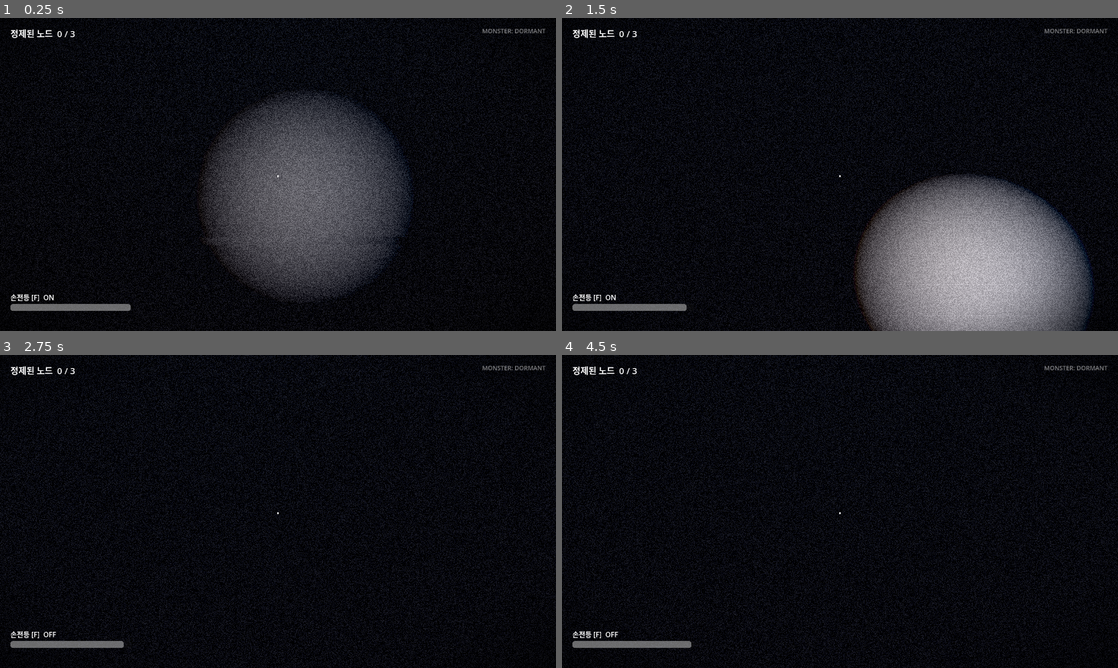
Above: before the commit, frames 1-4 (two rows, left to right).
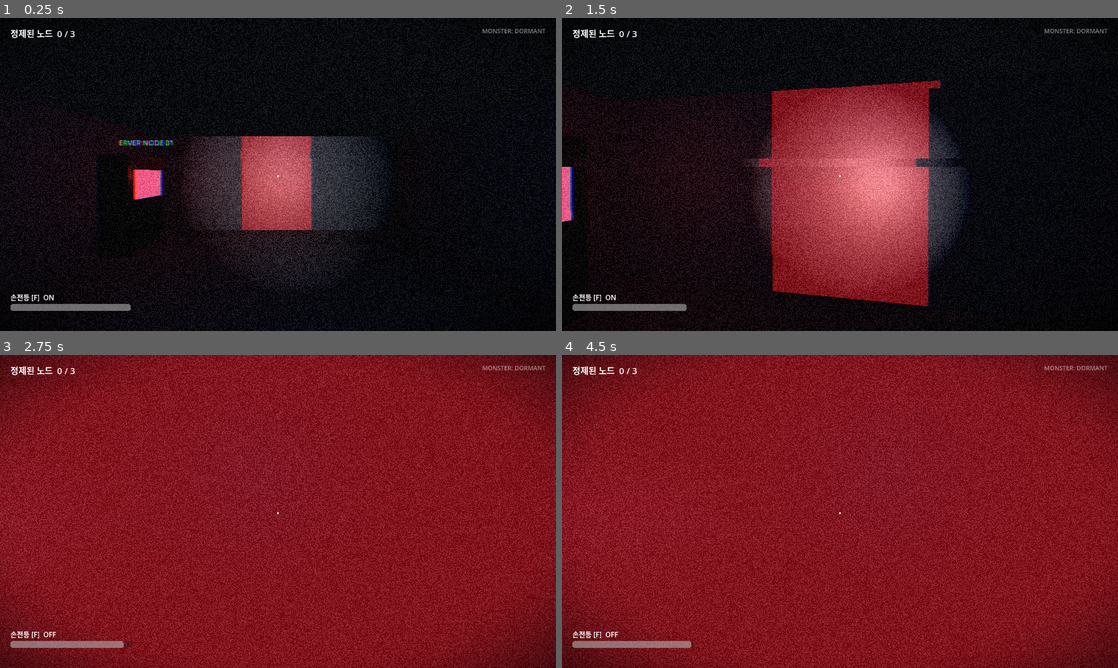
Above: after the commit, the same moments.

Repository: jhyeun1020/opensource-team6-datanoise
Game: Godot game, scene res://scenes/main.tscn
Same seed, same stepped clock (60 frames per second), same inputs: the game is played once before the commit and once after it.
Inputs (mouse positions are in pixels of both pictures, inside the frame that each line leads up to):
- Up to frame 1 (0.25 s): no input
- Up to frame 2 (1.5 s): move the mouse to (867, 174) at 0.52 s; hold 0 (bit_0) 0.53-1.28 s; hold W (move_forward) from 0.53 s (still down); move the mouse to (812, 174) at 1.27 s; tap 1 (bit_1) at 1.35 s
- Up to frame 3 (2.75 s): keep holding W (move_forward); move the mouse to (289, 505) at 2.02 s; hold F (flashlight) from 2.03 s (still down)
- Up to frame 4 (4.5 s): keep holding W (move_forward); move the mouse to (834, 517) at 2.77 s; release F (flashlight) at 2.78 s; tap E (interact) at 2.85 s; move the mouse to (878, 514) at 3.52 s; hold Shift (sprint) 3.53-4.28 s; move the mouse to (795, 508) at 4.27 s; tap 0 (bit_0) at 4.35 s

The runs differ from the first frame. In frame 1, 18% of the frame differs, in the area x 12-74%, y 24-89%; in frame 2, 39%; in frame 3, 100%, in the area x 0-100%, y 0-100%; in frame 4, 100%.

Commit message:
레벨을 미디어랩스 스캔 실측 치수로 조정
- 복도 안쪽 폭 2.5m, 천장 2.7m, 문 폭 2m, 방은 실습실 크기(7.5 x 14m)
- 서버 랙을 실습실 책상처럼 두 줄로 배치 (가운데 통로 2.7m)
- 터미널·괴물 스폰·탈출 트리거 위치를 새 방 크기에 맞춤
- 시작 시 플레이어가 뒤쪽 벽을 보던 방향 수정
- 스모크 테스트에 괴물 길찾기(좁은 문 통과) 검사 추가
- 에디터용 스캔 뷰어 씬과 실측값 문서 추가, 스캔 원본은 gitignore

Co-Authored-By: Claude Opus 5.5 <noreply@anthropic.com>

Diff:
--- /dev/null
+++ b/reference/scan_viewer.gd
@@ -0,0 +1,40 @@
+@tool
+extends Node3D
+## Shows a Polycam scan in the editor 3D view.
+## Polycam GLB files have no normals and the lighting is baked into the textures,
+## so a normal import renders black. This loads the file and draws it unshaded.
+
+@export_file("*.glb") var scan_path := "res://reference/scans/medialabs_scan_2026-11-24.glb":
+	set(value):
+		scan_path = value
+		if is_inside_tree():
+			_load_scan()
+
+func _ready() -> void:
+	_load_scan()
+
+func _load_scan() -> void:
+	for c in get_children():
+		if c.name == "Scan":
+			c.free()
+	if not FileAccess.file_exists(scan_path):
+		push_warning("Scan file not found: " + scan_path)
+		return
+	var doc := GLTFDocument.new()
+	var state := GLTFState.new()
+	if doc.append_from_file(ProjectSettings.globalize_path(scan_path), state) != OK:
+		push_warning("Could not load scan: " + scan_path)
+		return
+	var scene := doc.generate_scene(state)
+	scene.name = "Scan"
+	for mi in scene.find_children("*", "MeshInstance3D", true, false):
+		var mesh: Mesh = mi.mesh
+		for i in mesh.get_surface_count():
+			var src := mesh.surface_get_material(i) as BaseMaterial3D
+			var mat := StandardMaterial3D.new()
+			if src:
+				mat.albedo_texture = src.albedo_texture
+			mat.shading_mode = BaseMaterial3D.SHADING_MODE_UNSHADED
+			mat.cull_mode = BaseMaterial3D.CULL_DISABLED
+			mi.set_surface_override_material(i, mat)
+	add_child(scene)
--- /dev/null
+++ b/reference/scan_viewer.tscn
@@ -0,0 +1,6 @@
+[gd_scene load_steps=2 format=3]
+
+[ext_resource type="Script" path="res://reference/scan_viewer.gd" id="1"]
+
+[node name="ScanViewer" type="Node3D"]
+script = ExtResource("1")
--- a/scenes/door.tscn
+++ b/scenes/door.tscn
@@ -3,10 +3,10 @@
 [ext_resource type="Script" path="res://scripts/door.gd" id="1_door"]
 
 [sub_resource type="BoxShape3D" id="BoxShape3D_door"]
-size = Vector3(0.3, 3.6, 3)
+size = Vector3(0.3, 2.7, 2)
 
 [sub_resource type="BoxMesh" id="BoxMesh_door"]
-size = Vector3(0.3, 3.6, 3)
+size = Vector3(0.3, 2.7, 2)
 
 [sub_resource type="StandardMaterial3D" id="StandardMaterial3D_door"]
 albedo_color = Color(0.15, 0.16, 0.2, 1)
@@ -20,10 +20,10 @@
 script = ExtResource("1_door")
 
 [node name="CollisionShape3D" type="CollisionShape3D" parent="."]
-transform = Transform3D(1, 0, 0, 0, 1, 0, 0, 0, 1, 0, 1.8, 0)
+transform = Transform3D(1, 0, 0, 0, 1, 0, 0, 0, 1, 0, 1.35, 0)
 shape = SubResource("BoxShape3D_door")
 
 [node name="MeshInstance3D" type="MeshInstance3D" parent="."]
-transform = Transform3D(1, 0, 0, 0, 1, 0, 0, 0, 1, 0, 1.8, 0)
+transform = Transform3D(1, 0, 0, 0, 1, 0, 0, 0, 1, 0, 1.35, 0)
 mesh = SubResource("BoxMesh_door")
 surface_material_override/0 = SubResource("StandardMaterial3D_door")
--- a/scenes/main.tscn
+++ b/scenes/main.tscn
@@ -34,10 +34,10 @@
 [node name="Doors" type="Node3D" parent="."]
 
 [node name="Player" parent="." instance=ExtResource("2_player")]
-transform = Transform3D(0, 0, 1, 0, 1, 0, -1, 0, 0, 2, 0.1, 0)
+transform = Transform3D(0, 0, -1, 0, 1, 0, 1, 0, 0, 2, 0.1, 0)
 
 [node name="Monster" parent="." instance=ExtResource("3_monster")]
-transform = Transform3D(1, 0, 0, 0, 1, 0, 0, 0, 1, 28, 0.1, -5)
+transform = Transform3D(1, 0, 0, 0, 1, 0, 0, 0, 1, 24.25, 0.1, -3)
 
 [node name="NoiseLayer" type="CanvasLayer" parent="."]
 layer = 10
--- a/scripts/door.gd
+++ b/scripts/door.gd
@@ -3,7 +3,7 @@
 ## 기획안 2p: 노드 3개 정제 → 마지막 탈출문 개방. 구역 문은 required_nodes개 정제 시 열린다.
 
 @export var required_nodes := 1
-@export var open_height := 3.6
+@export var open_height := 2.7
 @export var open_duration := 1.6
 @export var is_main_gate := false
 
--- a/scripts/level_builder.gd
+++ b/scripts/level_builder.gd
@@ -18,22 +18,29 @@
 const TerminalScene := preload("res://scenes/terminal.tscn")
 const DoorScene := preload("res://scenes/door.tscn")
 
-const WALL_H := 4.0
+# 치수는 미디어랩스 Polycam 스캔(reference/scans, 2026-11-24) 실측값 기준.
+#   복도 안쪽 폭 약 2.5m, 천장 약 2.7m, 실습실 안쪽 약 7.5 x 14.5m, 복도 끝 방 약 7 x 7.6m
+# z_half 는 벽 중심까지의 거리다. 안쪽 폭 = z_half * 2 - WALL_T.
+const WALL_H := 2.7
 const WALL_T := 0.3
-const DOOR_W := 3.0
+const DOOR_W := 2.0  # 괴물(반지름 0.5)이 지나갈 수 있는 최소 폭 근처
 
 # 방 목록: [x_from, x_to, z_half]. x축을 따라 일직선으로 이어진다.
+# 경계 x 는 정수로 둔다 (DOORS 키가 정수).
 const ROOMS := [
-	[0.0, 10.0, 5.0],    # 01 입구 (도입)
-	[10.0, 22.0, 2.0],   # 서버 복도
-	[22.0, 34.0, 6.0],   # 02 서버실 (위기)
-	[34.0, 44.0, 2.0],   # 복도
-	[44.0, 60.0, 8.0],   # 03 메인 서버실 (절정)
-	[60.0, 64.0, 2.0],   # 탈출 통로
+	[0.0, 8.0, 3.65],    # 01 입구 (도입)      안쪽 약 7 x 8m  (복도 끝 방 크기)
+	[8.0, 20.0, 1.4],    # 서버 복도           안쪽 폭 2.5m
+	[20.0, 34.0, 3.9],   # 02 서버실 (위기)    안쪽 약 7.5 x 14m (실습실 크기)
+	[34.0, 44.0, 1.4],   # 복도                안쪽 폭 2.5m
+	[44.0, 58.0, 3.9],   # 03 메인 서버실 (절정) 안쪽 약 7.5 x 14m
+	[58.0, 62.0, 1.4],   # 탈출 통로
 ]
 
 # 문이 있는 경계 x → 열리기 위해 필요한 정제 노드 수
-const DOORS := { 10: 1, 34: 2, 60: 3 }
+const DOORS := { 8: 1, 34: 2, 58: 3 }
+
+const EXIT_X := 60.5  # 탈출 트리거 위치 (스모크 테스트도 이 값을 쓴다)
+const CORRIDOR_MAX_HALF := 2.0  # 이 폭 이하는 복도로 보고 붉은 조명
 
 @onready var nav_region: NavigationRegion3D = $NavRegion
 @onready var doors_root: Node3D = $Doors
@@ -138,14 +145,15 @@
 		Vector3(x1 - x0 + WALL_T, WALL_H, WALL_T), _wall_mat)
 
 
-## 서버 랙: 시야를 끊고 동선을 꺾는 장애물. 간격 2.0 이상(괴물 agent_radius 0.6 통과).
+## 서버 랙: 시야를 끊고 동선을 꺾는 장애물. 실습실 책상 두 줄 배치를 본떴다.
+## 랙과 벽 사이 1.5m, 가운데 통로 2.7m, 랙 사이 1.5m (괴물 agent_radius 0.5 통과).
 func _place_racks() -> void:
-	var rack := Vector3(2.0, 2.4, 0.9)
-	for x in [25.0, 29.0]:
-		for z in [-3.2, 3.2]:
+	var rack := Vector3(2.0, 2.2, 0.9)
+	for x in [22.5, 26.0, 29.5]:
+		for z in [-1.8, 1.8]:
 			_box(nav_region, Vector3(x, rack.y * 0.5, z), rack, _rack_mat)
-	for x in [47.0, 51.0, 55.0]:
-		for z in [-4.5, 4.5]:
+	for x in [47.0, 50.5, 54.0]:
+		for z in [-1.8, 1.8]:
 			_box(nav_region, Vector3(x, rack.y * 0.5, z), rack, _rack_mat)
 
 
@@ -153,14 +161,14 @@
 	for i in ROOMS.size():
 		var r: Array = ROOMS[i]
 		var light := OmniLight3D.new()
-		var corridor: bool = r[2] <= 2.0
+		var corridor: bool = r[2] <= CORRIDOR_MAX_HALF
 		# 바닥과 벽 윤곽은 보이되 위협은 어둠에 숨을 정도. 플레이테스트 후 조절.
 		light.light_color = Color(0.8, 0.12, 0.12) if corridor else Color(0.35, 0.45, 0.7)
 		light.light_energy = 0.7 if corridor else 0.6
 		light.omni_range = maxf(r[1] - r[0], r[2] * 2.0) * 0.9
 		light.shadow_enabled = false
 		_extras.add_child(light)
-		light.position = Vector3((r[0] + r[1]) * 0.5, 3.6, 0.0)
+		light.position = Vector3((r[0] + r[1]) * 0.5, WALL_H - 0.3, 0.0)
 
 
 func _place_doors() -> void:
@@ -173,10 +181,10 @@
 
 
 func _place_terminals() -> void:
-	# (위치, 화면이 향하는 방향, 노드 번호, 모드)
-	_terminal(Vector3(8.0, 0.0, -4.65), Vector3(0, 0, 1), 1, Terminal.Mode.SEQUENCE)
-	_terminal(Vector3(32.0, 0.0, 5.65), Vector3(0, 0, -1), 2, Terminal.Mode.PATTERN)
-	_terminal(Vector3(52.0, 0.0, 7.65), Vector3(0, 0, -1), 3, Terminal.Mode.SEQUENCE)
+	# (위치, 화면이 향하는 방향, 노드 번호, 모드). 벽에 등을 붙인다: z = ±(z_half - 0.5)
+	_terminal(Vector3(6.5, 0.0, -3.15), Vector3(0, 0, 1), 1, Terminal.Mode.SEQUENCE)
+	_terminal(Vector3(32.5, 0.0, 3.4), Vector3(0, 0, -1), 2, Terminal.Mode.PATTERN)
+	_terminal(Vector3(56.5, 0.0, -3.4), Vector3(0, 0, 1), 3, Terminal.Mode.SEQUENCE)
 
 
 func _terminal(pos: Vector3, face_dir: Vector3, index: int, mode: int) -> void:
@@ -193,11 +201,11 @@
 	var area := Area3D.new()
 	var col := CollisionShape3D.new()
 	var shape := BoxShape3D.new()
-	shape.size = Vector3(2.0, 3.0, 4.0)
+	shape.size = Vector3(2.0, WALL_H, 2.4)
 	col.shape = shape
 	area.add_child(col)
 	_extras.add_child(area)
-	area.position = Vector3(62.5, 1.5, 0.0)
+	area.position = Vector3(EXIT_X, WALL_H * 0.5, 0.0)
 	if not Engine.is_editor_hint():
 		area.body_entered.connect(_on_exit_entered)
 
--- a/scripts/smoke_test.gd
+++ b/scripts/smoke_test.gd
@@ -90,6 +90,13 @@
 		if idx == 1:
 			_check(monster.state != monster.State.DORMANT and monster.visible, "노드 1 이후 괴물 활성화")
 
+	# ---- 문이 다 열린 뒤 괴물이 좁은 문을 지나 모든 구역으로 길을 찾는지 (실측 폭 2.5m 복도, 2m 문)
+	var nav_map: RID = monster.agent.get_navigation_map()
+	for goal in [Vector3(2, 0, 0), Vector3(14, 0, 0), Vector3(39, 0, 0), Vector3(51, 0, 3), Vector3(60.5, 0, 0)]:
+		var path := NavigationServer3D.map_get_path(nav_map, monster.spawn_position, goal, true)
+		var reached: bool = path.size() > 0 and Vector2(path[-1].x, path[-1].z).distance_to(Vector2(goal.x, goal.z)) < 0.6
+		_check(reached, "괴물 스폰 → (%.0f, %.0f) 길찾기 가능" % [goal.x, goal.z])
+
 	# ---- 괴물: 빛에 정지 / 빛 끄면 추격  (장애물 없는 두 번째 복도 x 34~44에서)
 	player.global_position = Vector3(36, 0.1, 0)
 	player.rotation = Vector3(0, -PI / 2, 0)  # +x 방향
@@ -136,6 +143,6 @@
 	_check(GameManager.purified_count == GameManager.TOTAL_NODES, "리스폰 후 정제 진행도 유지")
 
 	# ---- 탈출
-	player.global_position = Vector3(62.5, 0.1, 0)
+	player.global_position = Vector3(preload("res://scripts/level_builder.gd").EXIT_X, 0.1, 0)
 	await _frames(3)
 	_check(GameManager.has_won, "탈출 트리거 → 승리")
Binary file added: docs/screenshots/level_corridor_2026-11-24.png
Binary file added: docs/screenshots/level_server_room_2026-11-24.png
Binary file added: docs/screenshots/level_start_2026-11-24.png
Binary file added: docs/screenshots/level_top_2026-11-24.png
Not shown, added: reference/scan_viewer.gd.uid
Not shown, added: reference/measurements/medialabs_scan_2026-11-24.md
Not shown, added: reference/scans/.gitkeep
